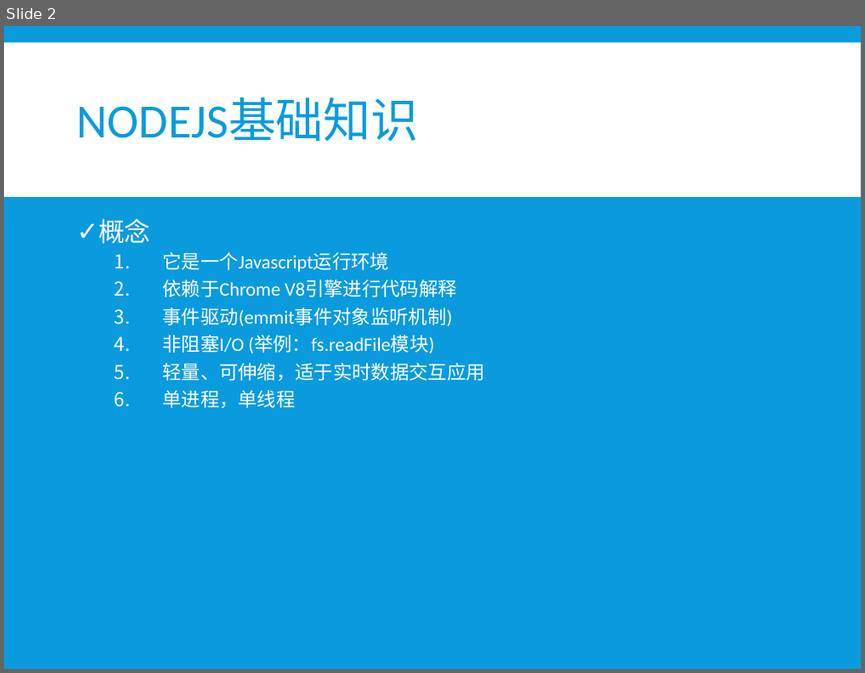
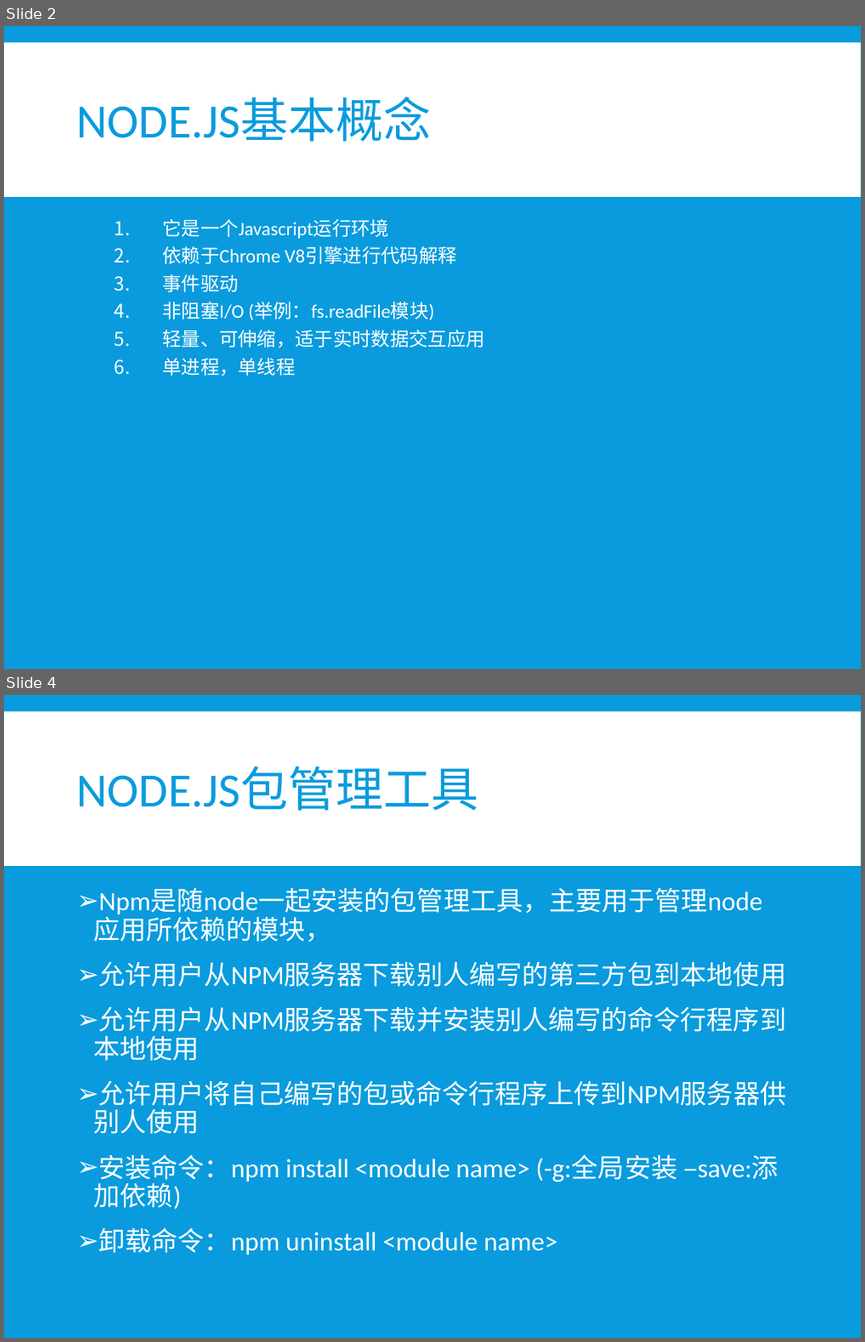
Before and after one commit to xiayu1986/webLearn, a slide deck: mix/技术分享/NODE技术分享.pptx. Shown one above the other, each under a label of ours: slide 2 before the commit, slides 2 and 4 after it; the slides between them are not shown. The pictures are 865x673 and 865x1342 pixels, drawn with LibreOffice and Linux fonts; fonts in the diff are those of the drawing. Boxes give left, top, right and bottom in pixels: in the first picture for what was removed or moved away, otherwise in the second. Text is boxed around its words. In the diff, an @@ line names an element or a change of style, - is before the commit and + after.

```diff
--- a/mix/技术分享/NODE技术分享.pptx
+++ b/mix/技术分享/NODE技术分享.pptx
@@ slide 4 added at [4, 695, 861, 1338], background #099BDD; not listed: 1 template element that a slide beside it also shows @@
@@ title added at [77, 766, 479, 811], 40 pt, text #099BDD @@
+NODE.JS包管理工具
@@ text added at [94, 888, 787, 1254], 22.2 pt, text #FFFFFF @@
+➢ Npm是随node一起安装的包管理工具，主要用于管理node应用所依赖的模块，
+➢ 允许用户从NPM服务器下载别人编写的第三方包到本地使用
+➢ 允许用户从NPM服务器下载并安装别人编写的命令行程序到本地使用
+➢ 允许用户将自己编写的包或命令行程序上传到NPM服务器供别人使用
+➢ 安装命令：npm install <module name> (-g:全局安装 –save:添加依赖)
+➢ 卸载命令：npm uninstall <module name>
@@ slide 2 changed as well @@
@@ title at [77, 97, 432, 142]: text changed @@
-NODEJS基础知识
+NODE.JS基本概念
@@ text at [98, 219, 150, 244]: paragraph removed @@
-✓ 概念
@@ text at [162, 274, 238, 292]: text changed @@
-  3. 事件驱动(emmit事件对象监听机制)
+  3. 事件驱动
```
Also in this commit, not shown: 11 other slides changed, 7 other slides added, 4 slides removed, 1 other file.
